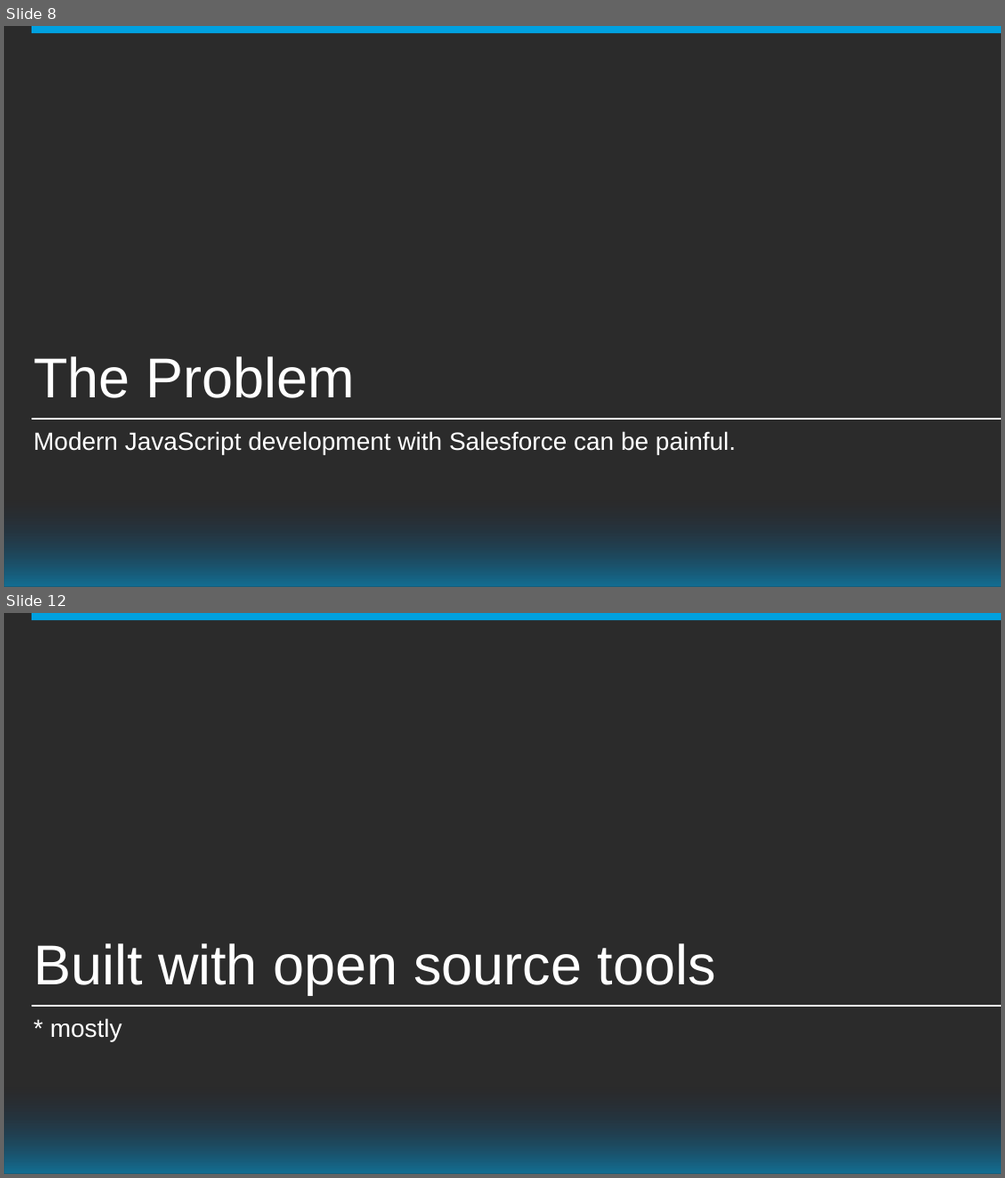
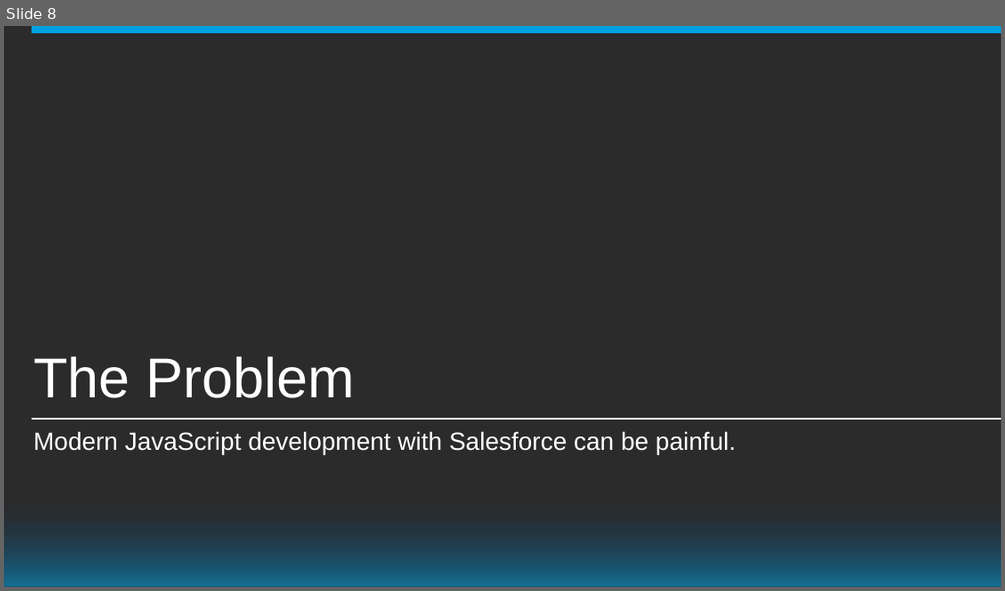
Before and after one commit to mobiletta/VSCode-DF15, a slide deck: John Nelson - DF15 - PowerPoint Presentation - Draft.pptx. Shown one above the other, each under a label of ours: slides 8 and 12 before the commit, slide 8 after it; the slides between them are not shown. The pictures are 1005x1178 and 1005x591 pixels, drawn with LibreOffice and Linux fonts; fonts in the diff are those of the drawing; background and template pictures are left out; a plain dark background stands for a picture behind light text. Boxes give left, top, right and bottom in pixels: in the first picture for what was removed or moved away, otherwise in the second. Text is boxed around its words. In the diff, an @@ line names an element or a change of style, - is before the commit and + after.

```diff
--- a/John Nelson - DF15 - PowerPoint Presentation - Draft.pptx
+++ b/John Nelson - DF15 - PowerPoint Presentation - Draft.pptx
@@ slide 12 removed at bbox=[4, 613, 1001, 1174], background picture (left out); not listed: 3 template elements that a slide beside it also shows @@
@@ title removed at bbox=[33, 943, 716, 994] @@
-Built with open source tools
@@ subtitle removed at bbox=[50, 1018, 122, 1041] @@
-* mostly
```
Also in this commit, not shown: 7 slides changed, 6 slides added, 4 other slides removed, 34 other files.
